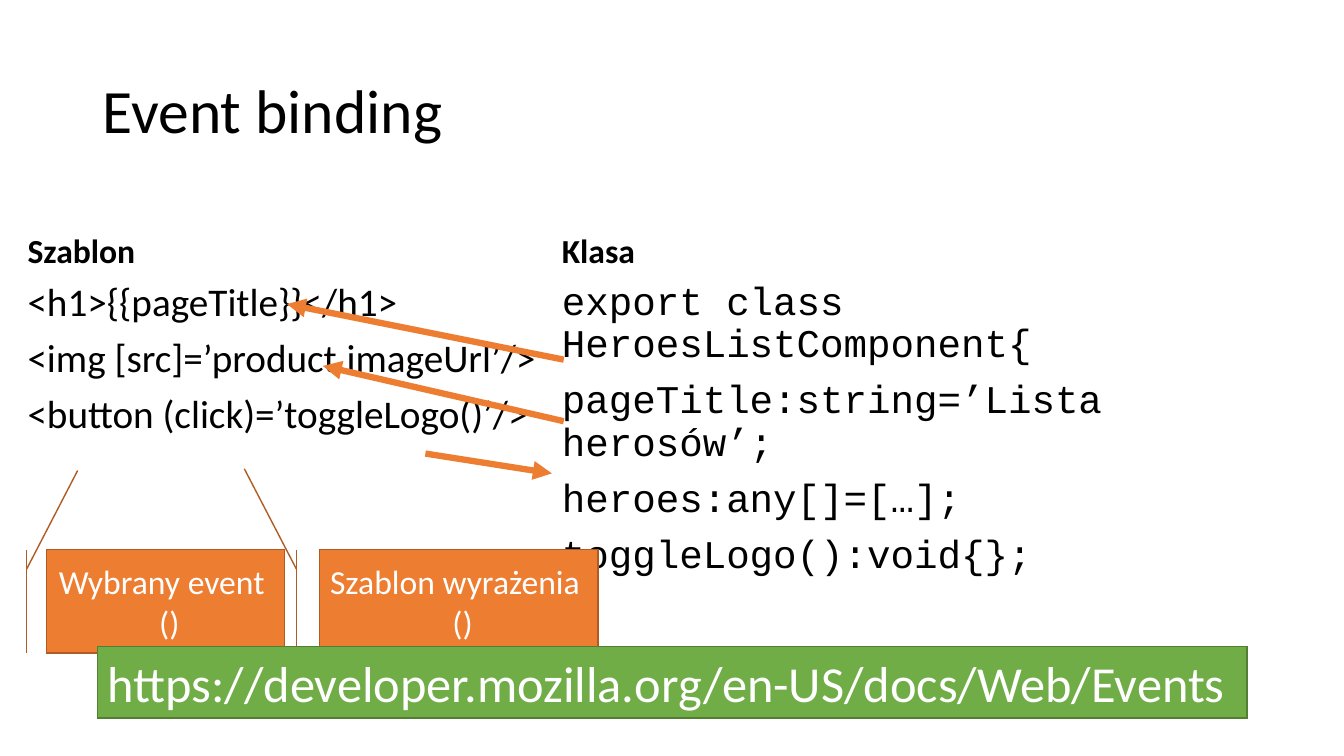
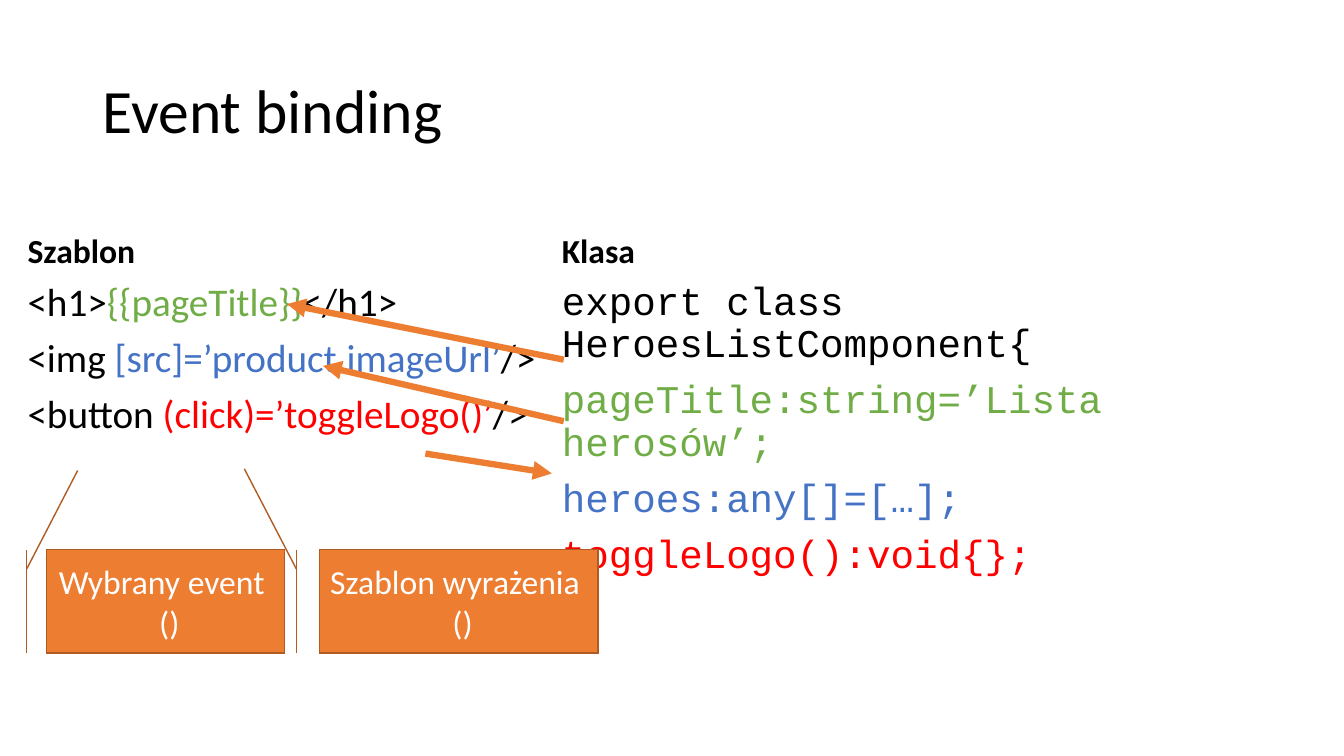
Before and after one commit to VadimPeczynski/Angular-Workshop, a slide deck: slide 5 of 2/presentation/Angular 2.pptx. Drawn at 1344x756 pixels with LibreOffice and Linux fonts; fonts in the diff are those of the drawing. Boxes give left, top, right and bottom in pixels: in the first picture for what was removed or moved away, otherwise in the second. Text is boxed around its words. In the diff, an @@ line names an element or a change of style, - is before the commit and + after.

```diff
--- a/2/presentation/Angular 2.pptx
+++ b/2/presentation/Angular 2.pptx
@@ text "<h1>{{pageTitle}}</h1>" at [28,287,536,435]: text colour #000000 to #70AD47 in "<h1>{{pageTitle}}</h1>"; text colour #000000 to #4472C4 in "[src]=’product.imageUrl’/>"; text colour #000000 to #FF0000 in "(click)=’toggleLogo()’/>" @@
@@ text at [562,385,1102,579]: text colour #000000 to #70AD47 in "pageTitle:string=’Lista herosów’;"; text colour #000000 to #4472C4 in "heroes:any[]=[…];"; text colour #000000 to #FF0000 in "toggleLogo():void{};" @@
@@ rectangle removed at [98,647,1247,719] @@
-https://developer.mozilla.org/en-US/docs/Web/Events
```
Also in this commit, not shown: 4 other slides changed, 4 other files.
